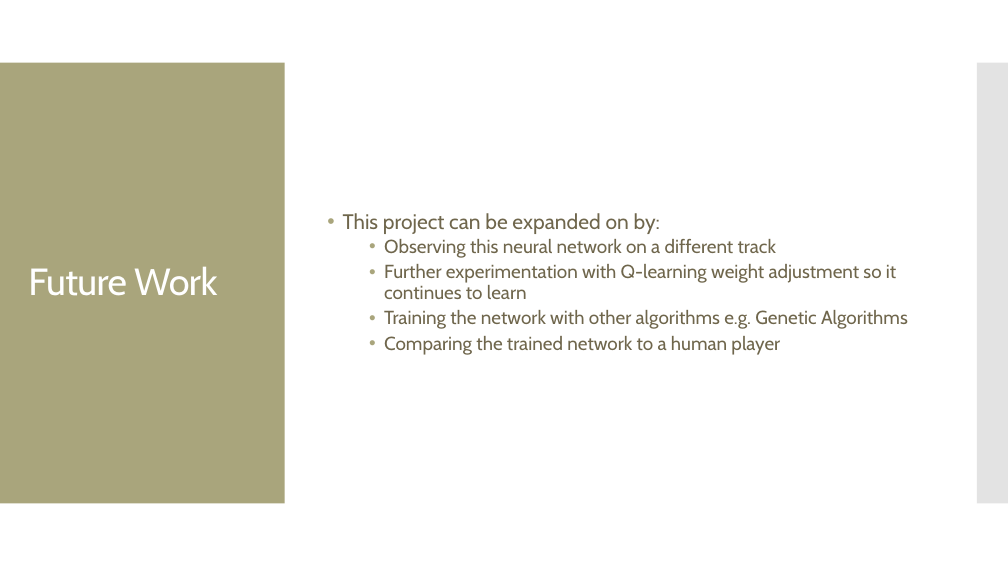
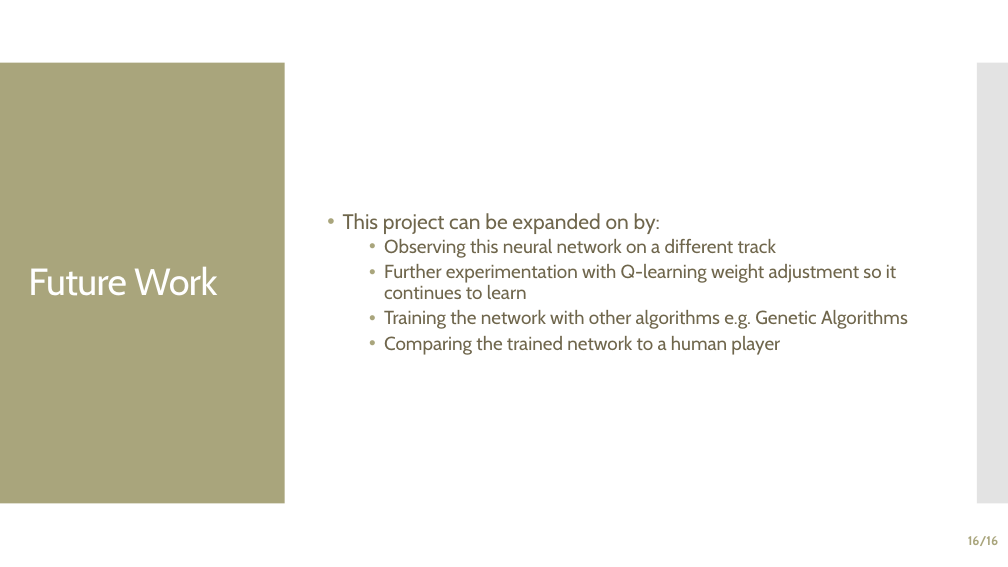
Before and after one commit to ClionaHayden/FYP-AIComparision, a slide deck: slide 16 of Docs/Final Presentation.pptx (slide 12 before the commit). Drawn at 1008x567 pixels with LibreOffice and Linux fonts; fonts in the diff are those of the drawing. Boxes give left, top, right and bottom in pixels: in the first picture for what was removed or moved away, otherwise in the second. Text is boxed around its words. In the diff, an @@ line names an element or a change of style, - is before the commit and + after.

```diff
--- a/Docs/Final Presentation.pptx
+++ b/Docs/Final Presentation.pptx
@@ page number added at [968, 536, 998, 546], 12 pt, text #A9A57C, bold @@
+16/16
```
Also in this commit, not shown: 10 other slides changed, 5 slides added, 1 slide removed, 8 other files.
